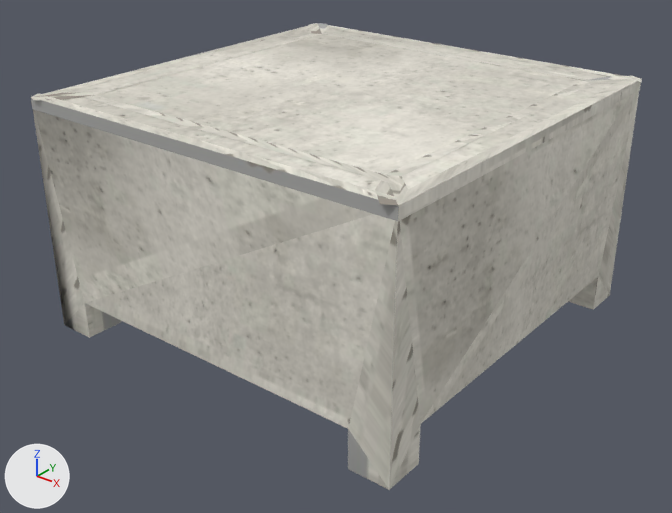
What one commit did to the glTF model public/katalog/modelle/table-75.gltf.
Before and after are seen from a camera (50 mm lens) standing at (1.621, -2.072, 1.465) and looking at (0.021, -0.072, 0.225). Lighting does not change. The marker at lower left points along +X, +Y and +Z. The older version comes first. Vertices at exactly the same position are counted once.

In view in the first picture: 'SK0041_Table_-75.001'.
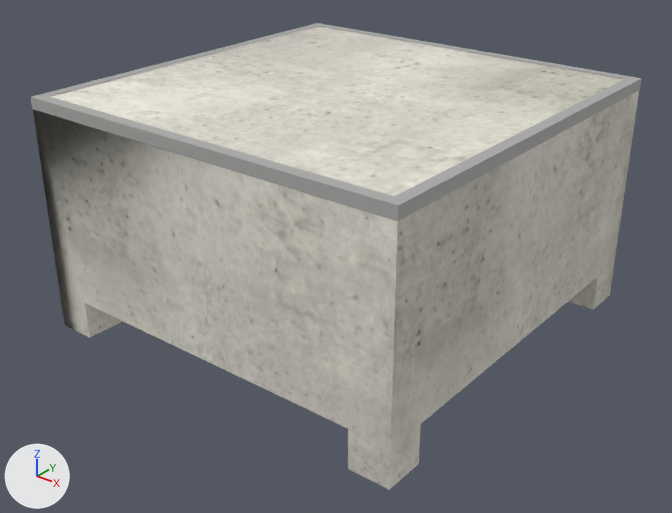
Pixel boxes (x1, y1, x2, y2) of what changed, in the pictures (672 x 513 px):
'SK0041_Table_-75.001', reshaped: before (31, 23, 642, 490); after (30, 23, 642, 490)
part 1 of me_sk0041_table__75_001, rebuilt (not visible afterwards): before (31, 23, 322, 104)
part 2 of me_sk0041_table__75_001, rebuilt (not visible afterwards): before (398, 81, 641, 221)
part 3 of me_sk0041_table__75_001, rebuilt (not visible afterwards): before (31, 94, 399, 221)
part 4 of me_sk0041_table__75_001, rebuilt (not visible afterwards): before (322, 32, 591, 81)
part 5 of me_sk0041_table__75_001, deleted: before (375, 181, 398, 206)
part 6 of me_sk0041_table__75_001, deleted: before (84, 95, 402, 186)
part 7 of me_sk0041_table__75_001, deleted: before (584, 76, 638, 81)
part 8 of me_sk0041_table__75_001, cut back: before (31, 23, 642, 221); after (32, 23, 642, 221)
part 9 of me_sk0041_table__75_001, surface changed: (33, 91, 639, 487) in both

The change in detail:
me_sk0041_table__75_001 is used by ob_sk0041_table__75_001; location (0.0, 0.0, 0.0).
me_sk0041_table__75_001 had 340 vertices, 588 faces and spanned x -0.64..0.64, y -0.642..0.64, z 0.0..0.732.
me_sk0041_table__75_001 now has 274 vertices, 509 faces and spans x -0.626..0.626, y -0.626..0.626, z 0.0..0.732.
me_sk0041_table__75_001 part 1: the loose piece of 12 vertices spanning x -0.626..-0.5, y -0.626..0.626, z 0.696..0.732 is rebuilt with 3 vertices and now spans x -0.625..-0.5, y -0.5..0.625, z 0.728..0.729, in mat_beton_web_104.
me_sk0041_table__75_001 part 2: the loose piece of 6 vertices spanning x 0.591..0.626, y -0.625..0.624, z 0.696..0.731 is rebuilt with 3 vertices and now spans x 0.5..0.625, y -0.625..0.5, z 0.728..0.729, in mat_beton_web_104.
me_sk0041_table__75_001 part 3: the loose piece of 6 vertices spanning x -0.64..0.626, y -0.625..-0.59, z 0.696..0.732 is rebuilt with 3 vertices and now spans x -0.625..0.625, y -0.625..-0.5, z 0.728..0.729, in mat_beton_web_104.
me_sk0041_table__75_001 part 4: the loose piece of 6 vertices spanning x -0.585..0.585, y 0.499..0.534, z 0.696..0.731 is rebuilt with 3 vertices and now spans x -0.5..0.625, y 0.5..0.625, z 0.728..0.729, in mat_beton_web_104.
me_sk0041_table__75_001 part 5: the loose piece of 6 vertices spanning x 0.5..0.626, y -0.642..-0.499, z 0.696..0.732 is deleted.
me_sk0041_table__75_001 part 6: the loose piece of 6 vertices spanning x -0.534..0.584, y -0.534..-0.499, z 0.696..0.731 is deleted.
me_sk0041_table__75_001 part 7: the loose piece of 6 vertices spanning x 0.5..0.626, y 0.499..0.638, z 0.696..0.732 is deleted.
me_sk0041_table__75_001 part 8: 1 vertex moved from x 0.627, y -0.625, z 0.731 to x 0.5, y -0.5, z 0.729; 29 vertices removed from x -0.64..0.64, y -0.64..0.64, z 0.696..0.732; 8 vertices added at x -0.625..0.626, y -0.625..0.626, z 0.697..0.732.
me_sk0041_table__75_001 part 9: 214 kept faces spanning x -0.625..0.625, y -0.625..0.625, z 0.0..0.73 get new texture (UV) coordinates.
Other edits to the shape of me_sk0041_table__75_001 do not show in these pictures.
